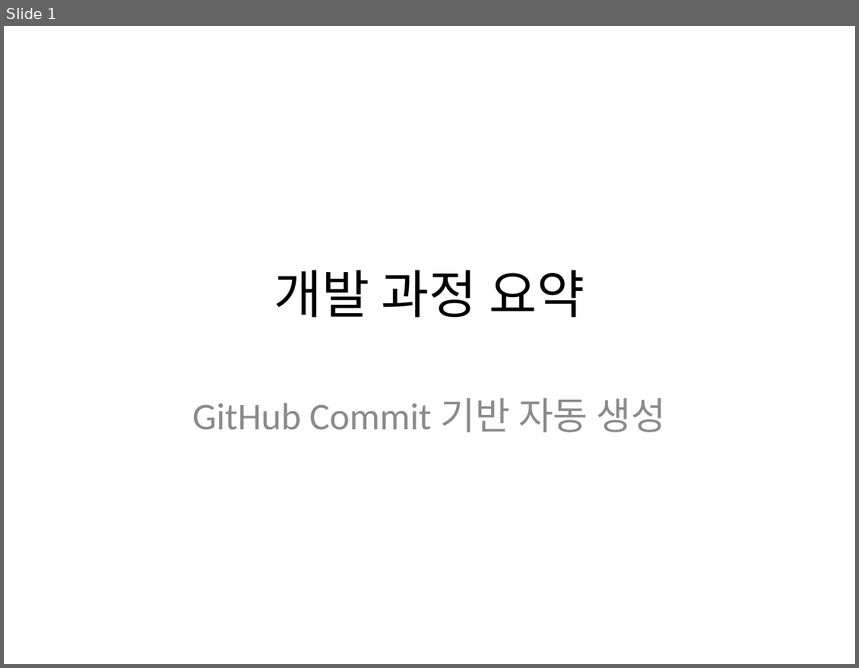
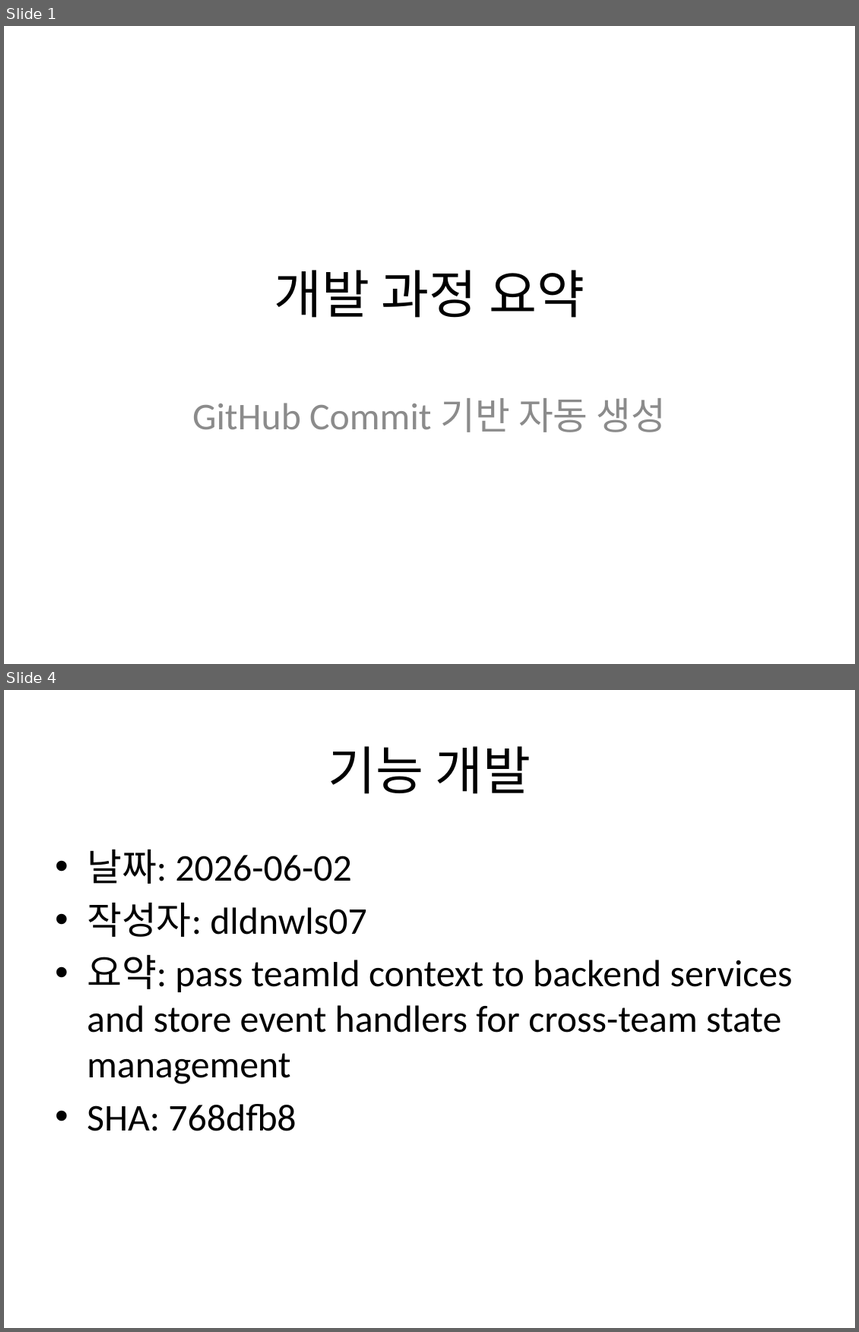
Before and after one commit to Jongwoo0101/worksight-commit-bot, a slide deck: data/commit_report.pptx. Shown one above the other, each under a label of ours: slide 1 before the commit, slides 1 and 4 after it; the slides between them are not shown. The pictures are 859x668 and 859x1332 pixels, drawn with LibreOffice and Linux fonts; fonts in the diff are those of the drawing. Boxes give left, top, right and bottom in pixels: in the first picture for what was removed or moved away, otherwise in the second. Text is boxed around its words. In the diff, an @@ line names an element or a change of style, - is before the commit and + after.

Commit message:
feat: target repo 신규 커밋 1건 반영 - feat: pass teamId context to backend services and store event handlers for cross-team state management 작성자: dldnwls07 코드: 768dfb8

```diff
--- a/data/commit_report.pptx
+++ b/data/commit_report.pptx
@@ slide 4 added at [4,690,855,1328], background #FFFFFF @@
@@ title added at [328,746,531,794], 44 pt, text #000000 @@
+기능 개발
@@ text added at [87,850,793,1132], 32 pt, text #000000 @@
+• 날짜: 2026-06-02
+• 작성자: dldnwls07
+• 요약: pass teamId context to backend services and store event handlers for cross-team state management
+• SHA: 768dfb8
```
Also in this commit, not shown: 1 slide changed, 1 other slide added, 1 slide removed, 2 other files.
